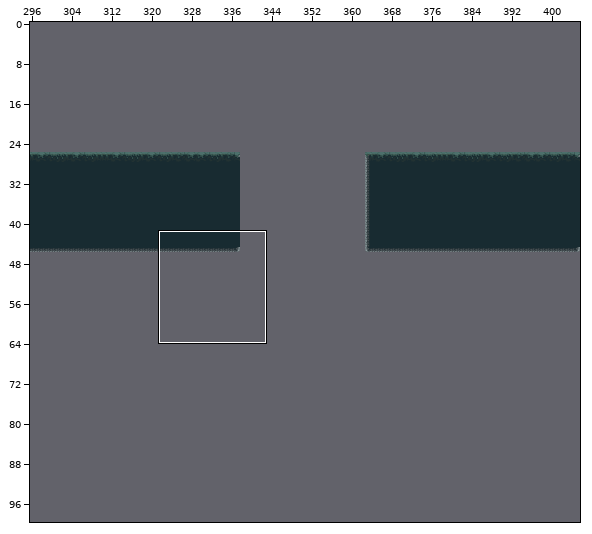
Tiled map: Assets/Tiled/level2.tmx. The picture above shows the old version from afar; the outline marks the close-up.
Close-up. Before the commit:
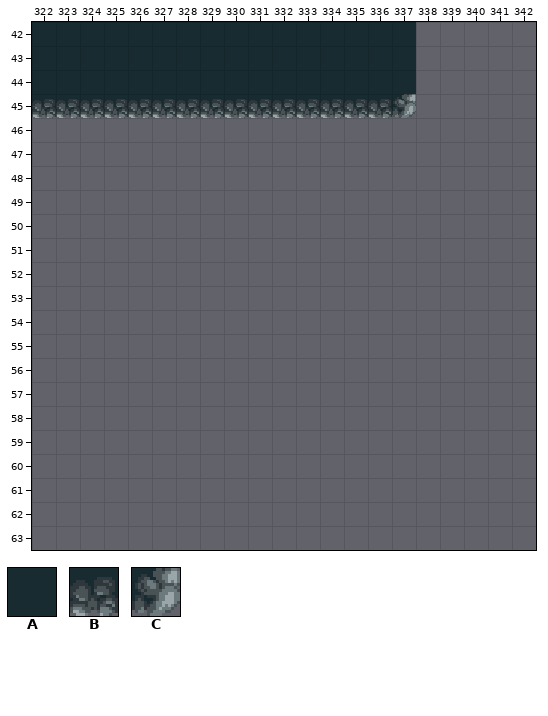
Cells are 16x16 px. Shown: x 322..342, y 42..63. The commit also changed other parts of the map, which this record leaves out.
Key: from "cave": A 87; from "spirit_forest": B 34, C 35.
_ is an empty cell.
Layers that did not change in this view are not listed.
Layer "ground" before, first column x 322:
42 AAAAAAAAAAAAAAAA_____
43 AAAAAAAAAAAAAAAA_____
44 AAAAAAAAAAAAAAAA_____
45 BBBBBBBBBBBBBBBC_____
46 _____________________
47 _____________________
48 _____________________
49 _____________________
50 _____________________
51 _____________________
52 _____________________
53 _____________________
54 _____________________
55 _____________________
56 _____________________
57 _____________________
58 _____________________
59 _____________________
60 _____________________
61 _____________________
62 _____________________
63 _____________________
And afterwards:
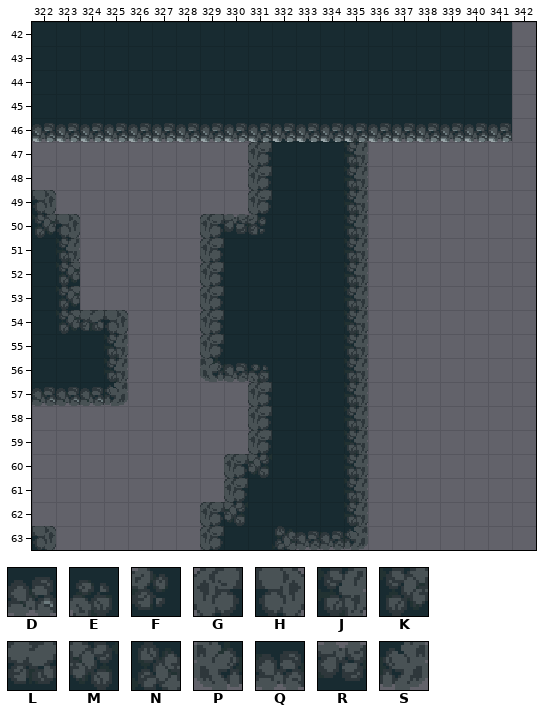
Further tiles: from "cave": D 69, E 70, F 70 turned 90, G 71, H 73, J 88, K 98, L 99, M 100, N 100 turned 180, P 101, Q 102, R 102 flipped up-down, S 103.
From old to new:
{"where": "layer \"cave_bg\""}
{"y":46,"x":331,"old":"_____","new":"GAAAJ"}
{"y":47,"x":331,"old":"_____","new":"GAAAJ"}
{"y":48,"x":331,"old":"_____","new":"GAAAJ"}
{"y":49,"x":322,"old":"_","new":"H"}
{"y":49,"x":331,"old":"_____","new":"GAAAJ"}
{"y":50,"x":322,"old":"__","new":"KH"}
{"y":50,"x":329,"old":"_______","new":"GRFAAAJ"}
{"y":51,"x":322,"old":"__","new":"AJ"}
{"y":51,"x":329,"old":"_______","new":"GAAAAAJ"}
{"y":52,"x":322,"old":"__","new":"AK"}
{"y":52,"x":329,"old":"_______","new":"GAAAAAJ"}
{"y":53,"x":322,"old":"__","new":"AK"}
{"y":53,"x":329,"old":"_______","new":"GAAAAAJ"}
{"y":54,"x":322,"old":"____","new":"AKLH"}
{"y":54,"x":329,"old":"_______","new":"GAAAAAJ"}
{"y":55,"x":322,"old":"____","new":"AAAJ"}
{"y":55,"x":329,"old":"_______","new":"GAAAAAJ"}
{"y":56,"x":322,"old":"____","new":"AAAJ"}
{"y":56,"x":329,"old":"_______","new":"PQEAAAJ"}
{"y":57,"x":322,"old":"____","new":"DDDS"}
{"y":57,"x":331,"old":"_____","new":"GAAAJ"}
{"y":58,"x":331,"old":"_____","new":"GAAAJ"}
{"y":59,"x":331,"old":"_____","new":"GAAAJ"}
{"y":60,"x":330,"old":"______","new":"GMAAAJ"}
{"y":61,"x":330,"old":"______","new":"GAAAAJ"}
{"y":62,"x":329,"old":"_______","new":"GMAAAAJ"}
{"y":63,"x":322,"old":"_","new":"H"}
{"y":63,"x":329,"old":"_______","new":"GAANQQS"}
{"where": "layer \"ground\""}
{"y":42,"x":338,"old":"____","new":"AAAA"}
{"y":43,"x":338,"old":"____","new":"AAAA"}
{"y":44,"x":338,"old":"____","new":"AAAA"}
{"y":45,"x":322,"old":"BBBBBBBBBBBBBBBC____","new":"AAAAAAAAAAAAAAAAAAAA"}
{"y":46,"x":322,"old":"____________________","new":"BBBBBBBBBBBBBBBBBBBB"}
{"label":"changed","picture_box":[32,22,512,550]}
